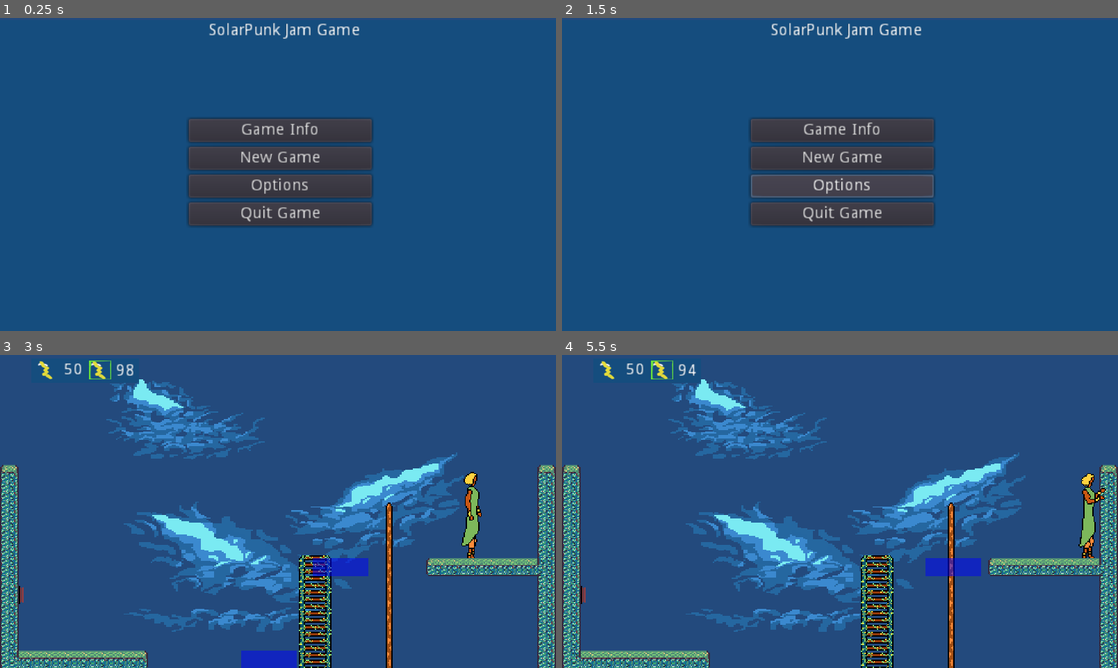
Above: before the commit, frames 1-4 (two rows, left to right).
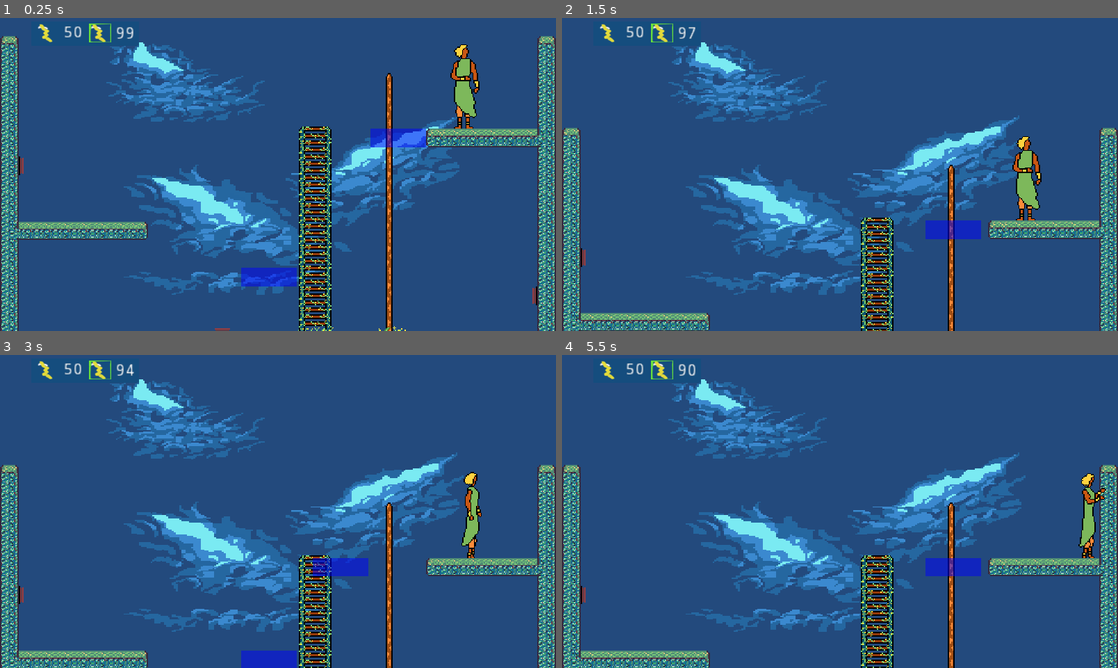
Above: after the commit, the same moments.

Repository: dlbike76/SolarPunk-Jam-2
Game: Godot game, scene res://Source/Levels/Level_Template.tscn
Two runs of this game, one before a commit and one after it. Both use one fixed random seed, a clock stepped at 60 frames per second and the inputs below.
Inputs (mouse positions are in pixels of both pictures, inside the frame that each line leads up to):
- Up to frame 1 (0.25 s): no input
- Up to frame 2 (1.5 s): click (840, 130) at 0.5 s, where only the run before the commit has a clickable "Game Info"; click (840, 187) at 1.25 s, where only the run before the commit has a clickable "Options"
- Up to frame 3 (3 s): click (278, 495) at 2 s, where only the run before the commit has a clickable "New Game"; hold D (move_right) from 2.78 s (still down); hold Space (action) from 2.78 s (still down)
- Up to frame 4 (5.5 s): release D (move_right) at 3.53 s; release Space (action) at 3.53 s; hold S (move_down) 3.53-4.28 s; tap Space (action) at 3.6, 5.1 s; hold D (move_right) 4.28-5.03 s; hold Space (action) 4.28-5.03 s; hold W (move_up) from 5.03 s (still down)

The runs differ from the first frame. In frame 1, 33% of the frame differs, in the area x 0-100%, y 1-100%; in frame 2, 31%; in frame 3, less than 0.1%; in frame 4, less than 0.1%.

Commit message:
Revert "Added Title Menu"
This reverts commit 16092265d465db223e1599e6e095617dc15b3f1e.

Diff:
--- a/Source/Actors/Player.gd
+++ b/Source/Actors/Player.gd
@@ -13,24 +13,19 @@
 export var gravity := 1000
 export var max_fall_speed := 5000
 export var total_energy := 100.0
-export var energy_leaking := 50.0  # energy leaked per 30 seconds
-
-enum {EASY, NORMAL, HARD, VERY_HARD}
-
+export var energy_leaking := 50.0  # energy leaked per 10 seconds
 
 signal interaction
 
 func _ready() -> void:
 	add_to_group("players")
-	get_parent().get_node("UI").get_node("TitleMenu").show()
-
 	infobar.set_energy_leaking(energy_leaking)
 	infobar.set_energy_total(total_energy)
 
 func _unhandled_input(event):
 	if event.is_action_pressed("ui_cancel"):
 
-		get_parent().get_node("UI/GameMenu").get_node("Menu").show()
+		get_parent().get_node("UI/GameMenu").show()
 
 
 func _process(delta: float) -> void:
@@ -40,8 +35,8 @@
 	velocity = calculate_velocity(direction_x, direction_y)
 	move_x(velocity.x * delta, funcref(self, "wall_collision_x"))
 	move_y(velocity.y * delta, funcref(self, "wall_collision_y"))
-	if infobar.get_energy_leaking() > 0:
-		var energy_leaked = (infobar.get_energy_leaking() / 30) * delta
+	if energy_leaking > 0:
+		var energy_leaked = (energy_leaking/30) * delta
 		var new_total = infobar.get_energy_total() - energy_leaked
 		infobar.set_energy_total(new_total)
 
@@ -136,8 +131,8 @@
 
 
 func new_game():
-	infobar.set_energy_leaking(energy_leaking)
-	infobar.set_energy_total( total_energy)
+	infobar.set_energy_leaking( 10.0)
+	infobar.set_energy_total( 100.0)
 	get_tree().paused = false
 
 
@@ -152,17 +147,3 @@
 func _on_YesButton_pressed():
 	get_parent().get_node("UI/GameOverMenu").hide()
 	new_game()
-
-
-
-func _on_TitleMenu_options_menu_request(caller):
-	pass # Replace with function body.
-
-
-func _on_TitleMenu_quit_game_request():
-	quit_game()
-
-
-func _on_TitleMenu_NewGame_pressed():
-	get_parent().get_node("UI").get_node("TitleMenu").hide()
-	new_game()
--- a/Source/Levels/Level_Template.tscn
+++ b/Source/Levels/Level_Template.tscn
@@ -17,7 +17,6 @@
 [ext_resource path="res://Source/UI/UI_InfoBar.gd" type="Script" id=15]
 [ext_resource path="res://Assets/Sprites/Crude energy icon.png" type="Texture" id=16]
 [ext_resource path="res://Assets/Sprites/Crude total energy icon.png" type="Texture" id=17]
-[ext_resource path="res://Source/UI/TitleMenu.gd" type="Script" id=18]
 
 [node name="Level02" type="Node2D"]
 
@@ -143,12 +142,11 @@
 texture = ExtResource( 3 )
 
 [node name="UI" type="CanvasLayer" parent="."]
-layer = 3
 
 [node name="GameMenu" parent="UI" instance=ExtResource( 14 )]
+visible = false
 
 [node name="InfoBar" type="ColorRect" parent="UI"]
-show_behind_parent = true
 margin_left = 27.0
 margin_top = 3.0
 margin_right = 120.0
@@ -243,72 +241,10 @@
 margin_bottom = 63.0
 text = "Yes"
 
-[node name="TitleMenu" type="ColorRect" parent="UI"]
-pause_mode = 2
-margin_left = -1.0
-margin_top = 2.0
-margin_right = 488.0
-margin_bottom = 270.0
-color = Color( 0.0862745, 0.305882, 0.498039, 1 )
-script = ExtResource( 18 )
-__meta__ = {
-"_edit_use_anchors_": false
-}
-
-[node name="Label" type="Label" parent="UI/TitleMenu"]
-margin_left = 12.0
-margin_top = 2.0
-margin_right = 481.0
-margin_bottom = 23.0
-text = "SolarPunk Jam Game"
-align = 1
-
-[node name="Menu" type="VBoxContainer" parent="UI/TitleMenu"]
-margin_left = 164.363
-margin_top = 84.7725
-margin_right = 322.363
-margin_bottom = 176.772
-__meta__ = {
-"_edit_group_": true,
-"_edit_use_anchors_": false
-}
-
-[node name="GameInfo" type="Button" parent="UI/TitleMenu/Menu"]
-margin_right = 158.0
-margin_bottom = 20.0
-text = "Game Info"
-__meta__ = {
-"_edit_use_anchors_": false
-}
-
-[node name="NewGame" type="Button" parent="UI/TitleMenu/Menu"]
-margin_top = 24.0
-margin_right = 158.0
-margin_bottom = 44.0
-text = "New Game"
-
-[node name="Options" type="Button" parent="UI/TitleMenu/Menu"]
-margin_top = 48.0
-margin_right = 158.0
-margin_bottom = 68.0
-text = "Options"
-
-[node name="QuitGame" type="Button" parent="UI/TitleMenu/Menu"]
-margin_top = 72.0
-margin_right = 158.0
-margin_bottom = 92.0
-text = "Quit Game"
-
 [connection signal="options_menu_request" from="UI/GameMenu" to="Player" method="_on_GameMenu_options_menu_request"]
 [connection signal="quit_game_request" from="UI/GameMenu" to="Player" method="_on_GameMenu_quit_game_request"]
 [connection signal="pressed" from="UI/GameOverMenu/NoButton" to="Player" method="_on_NoButton_pressed"]
 [connection signal="pressed" from="UI/GameOverMenu/YesButton" to="Player" method="_on_YesButton_pressed"]
-[connection signal="options_menu_request" from="UI/TitleMenu" to="Player" method="_on_TitleMenu_options_menu_request"]
-[connection signal="quit_game_request" from="UI/TitleMenu" to="Player" method="_on_TitleMenu_quit_game_request"]
-[connection signal="pressed" from="UI/TitleMenu/Menu/GameInfo" to="UI/TitleMenu" method="_on_GameInfo_pressed"]
-[connection signal="pressed" from="UI/TitleMenu/Menu/NewGame" to="Player" method="_on_TitleMenu_NewGame_pressed"]
-[connection signal="pressed" from="UI/TitleMenu/Menu/Options" to="UI/TitleMenu" method="_on_Options_pressed"]
-[connection signal="pressed" from="UI/TitleMenu/Menu/QuitGame" to="UI/TitleMenu" method="_on_QuitGame_pressed"]
 
 [editable path="Walls/wall"]
 [editable path="Walls/wall2"]
--- a/Source/UI/GameMenu.gd
+++ b/Source/UI/GameMenu.gd
@@ -1,7 +1,13 @@
-extends CanvasLayer
+extends Control
 
 
-onready var the_menu = get_node("Menu")
+# Declare member variables here. Examples:
+# var a = 2
+# var b = "text"
+
+#onready var the_camera : Camera2D = get_parent().get_parent().get_node("Camera")
+#
+#var camera_offset : Vector2
 
 signal options_menu_request(caller)
 signal quit_game_request
@@ -20,35 +26,16 @@
 func _unhandled_input(event):
 	#This isn't working to hide the menu - need to investigate why...
 	if event.is_action_pressed("ui_cancel"):
-		the_menu.hide()
+		self.hide()
 
 func _on_QuitGame_pressed():
 	emit_signal("quit_game_request")
 
 
 func _on_Continue_pressed():
-	the_menu.hide()
+	self.hide()
 
 
 func _on_Options_pressed():
-	the_menu.hide()
+	self.hide()
 	emit_signal("options_menu_request","Game")
-
-
-
-#func _on_GameMenu_visibility_changed():
-#	if self.visible :
-#		the_menu.show()
-#		get_tree().paused = true
-#	else :
-#		the_menu.hide()
-#		get_tree().paused = false
-
-
-func _on_Menu_visibility_changed():
-	if the_menu.visible:
-		the_menu.show()
-		get_tree().paused = true
-	else :
-		the_menu.hide()
-		get_tree().paused = false
--- a/Source/UI/GameMenu.tscn
+++ b/Source/UI/GameMenu.tscn
@@ -7,24 +7,25 @@
 size = 36
 font_data = ExtResource( 1 )
 
-[sub_resource type="DynamicFont" id=2]
+[sub_resource type="DynamicFont" id=4]
 size = 30
 font_data = ExtResource( 1 )
 
-[sub_resource type="DynamicFont" id=3]
+[sub_resource type="DynamicFont" id=5]
 size = 30
 font_data = ExtResource( 1 )
 
-[node name="GameMenu" type="CanvasLayer"]
+[node name="GameMenu" type="HBoxContainer"]
 pause_mode = 2
-layer = 4
-scale = Vector2( 0.5, 0.5 )
-transform = Transform2D( 0.5, 0, 0, 0.5, 0, 0 )
+margin_right = 220.0
+margin_bottom = 250.0
+rect_scale = Vector2( 0.5, 0.5 )
 script = ExtResource( 2 )
+__meta__ = {
+"_edit_use_anchors_": false
+}
 
-[node name="Menu" type="VBoxContainer" parent="."]
-pause_mode = 2
-visible = false
+[node name="VBoxContainer" type="VBoxContainer" parent="."]
 margin_right = 220.0
 margin_bottom = 250.0
 size_flags_horizontal = 0
@@ -35,31 +36,31 @@
 "_edit_use_anchors_": false
 }
 
-[node name="Label" type="Label" parent="Menu"]
+[node name="Label" type="Label" parent="VBoxContainer"]
 margin_right = 220.0
 margin_bottom = 44.0
 custom_fonts/font = SubResource( 1 )
 text = "Game Menu"
 align = 1
 
-[node name="MarginContainer" type="MarginContainer" parent="Menu"]
+[node name="MarginContainer" type="MarginContainer" parent="VBoxContainer"]
 margin_top = 48.0
 margin_right = 220.0
 margin_bottom = 88.0
 rect_min_size = Vector2( 0, 40 )
 
-[node name="Options" type="TextureButton" parent="Menu"]
+[node name="Options" type="TextureButton" parent="VBoxContainer"]
 margin_top = 92.0
 margin_right = 220.0
 margin_bottom = 142.0
 rect_min_size = Vector2( 220, 50 )
 expand = true
 
-[node name="Label" type="Label" parent="Menu/Options"]
+[node name="Label" type="Label" parent="VBoxContainer/Options"]
 anchor_right = 1.0
 anchor_bottom = 1.0
 rect_min_size = Vector2( 220, 50 )
-custom_fonts/font = SubResource( 2 )
+custom_fonts/font = SubResource( 4 )
 text = "Options"
 align = 1
 valign = 1
@@ -67,18 +68,18 @@
 "_edit_use_anchors_": false
 }
 
-[node name="Continue" type="TextureButton" parent="Menu"]
+[node name="Continue" type="TextureButton" parent="VBoxContainer"]
 margin_top = 146.0
 margin_right = 220.0
 margin_bottom = 196.0
 rect_min_size = Vector2( 220, 50 )
 expand = true
 
-[node name="Label" type="Label" parent="Menu/Continue"]
+[node name="Label" type="Label" parent="VBoxContainer/Continue"]
 anchor_right = 1.0
 anchor_bottom = 1.0
 rect_min_size = Vector2( 220, 50 )
-custom_fonts/font = SubResource( 3 )
+custom_fonts/font = SubResource( 5 )
 text = "Continue
 "
 align = 1
@@ -87,20 +88,20 @@
 "_edit_use_anchors_": false
 }
 
-[node name="QuitGame" type="TextureButton" parent="Menu"]
+[node name="QuitGame" type="TextureButton" parent="VBoxContainer"]
 margin_top = 200.0
 margin_right = 220.0
 margin_bottom = 250.0
 rect_min_size = Vector2( 220, 50 )
 expand = true
 
-[node name="Label" type="Label" parent="Menu/QuitGame"]
+[node name="Label" type="Label" parent="VBoxContainer/QuitGame"]
 anchor_right = 1.0
 anchor_bottom = 1.0
 margin_left = 0.943848
 margin_right = 0.943848
 rect_min_size = Vector2( 220, 50 )
-custom_fonts/font = SubResource( 2 )
+custom_fonts/font = SubResource( 4 )
 text = "Quit Game
 "
 align = 1
@@ -109,7 +110,6 @@
 "_edit_use_anchors_": false
 }
 
-[connection signal="visibility_changed" from="Menu" to="." method="_on_Menu_visibility_changed"]
-[connection signal="pressed" from="Menu/Options" to="." method="_on_Options_pressed"]
-[connection signal="pressed" from="Menu/Continue" to="." method="_on_Continue_pressed"]
-[connection signal="pressed" from="Menu/QuitGame" to="." method="_on_QuitGame_pressed"]
+[connection signal="pressed" from="VBoxContainer/Options" to="." method="_on_Options_pressed"]
+[connection signal="pressed" from="VBoxContainer/Continue" to="." method="_on_Continue_pressed"]
+[connection signal="pressed" from="VBoxContainer/QuitGame" to="." method="_on_QuitGame_pressed"]
--- a/Source/UI/TitleMenu.gd
+++ /dev/null
@@ -1,31 +0,0 @@
-extends ColorRect
-
-onready var title_menu = $Menu
-
-signal options_menu_request(caller)
-signal quit_game_request
-
-
-# Called when the node enters the scene tree for the first time.
-func _ready():
-	pass # Replace with function body.
-
-
-# Called every frame. 'delta' is the elapsed time since the previous frame.
-#func _process(delta):
-#	pass
-
-
-func _on_GameInfo_pressed():
-	pass # Replace with function body.
-
-
-
-
-
-func _on_Options_pressed():
-	emit_signal("options_menu_request","Title")
-
-
-func _on_QuitGame_pressed():
-	emit_signal("quit_game_request")
Not shown: 1 places in Source/Levels/Level_Template.tscn that only renumber resources
